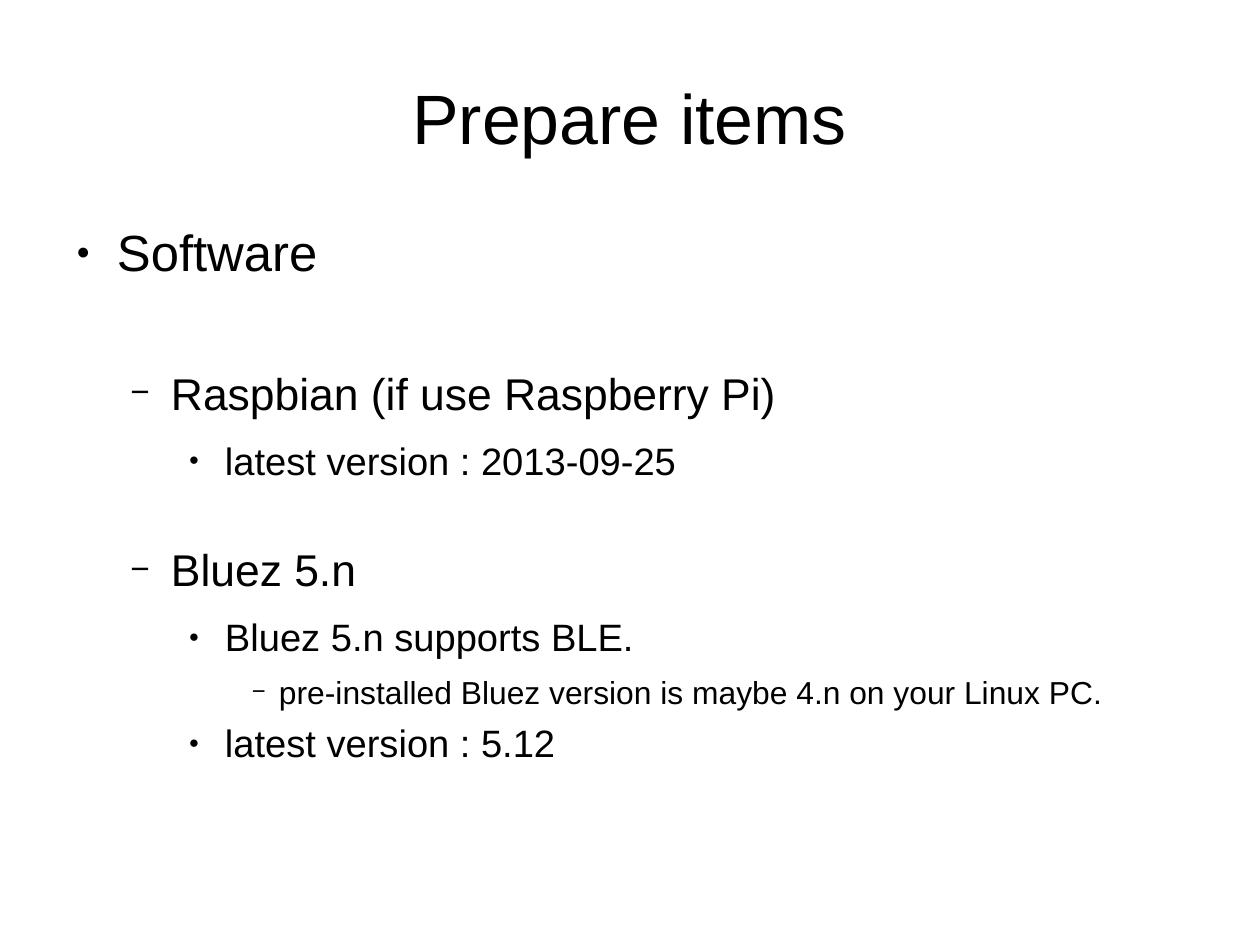
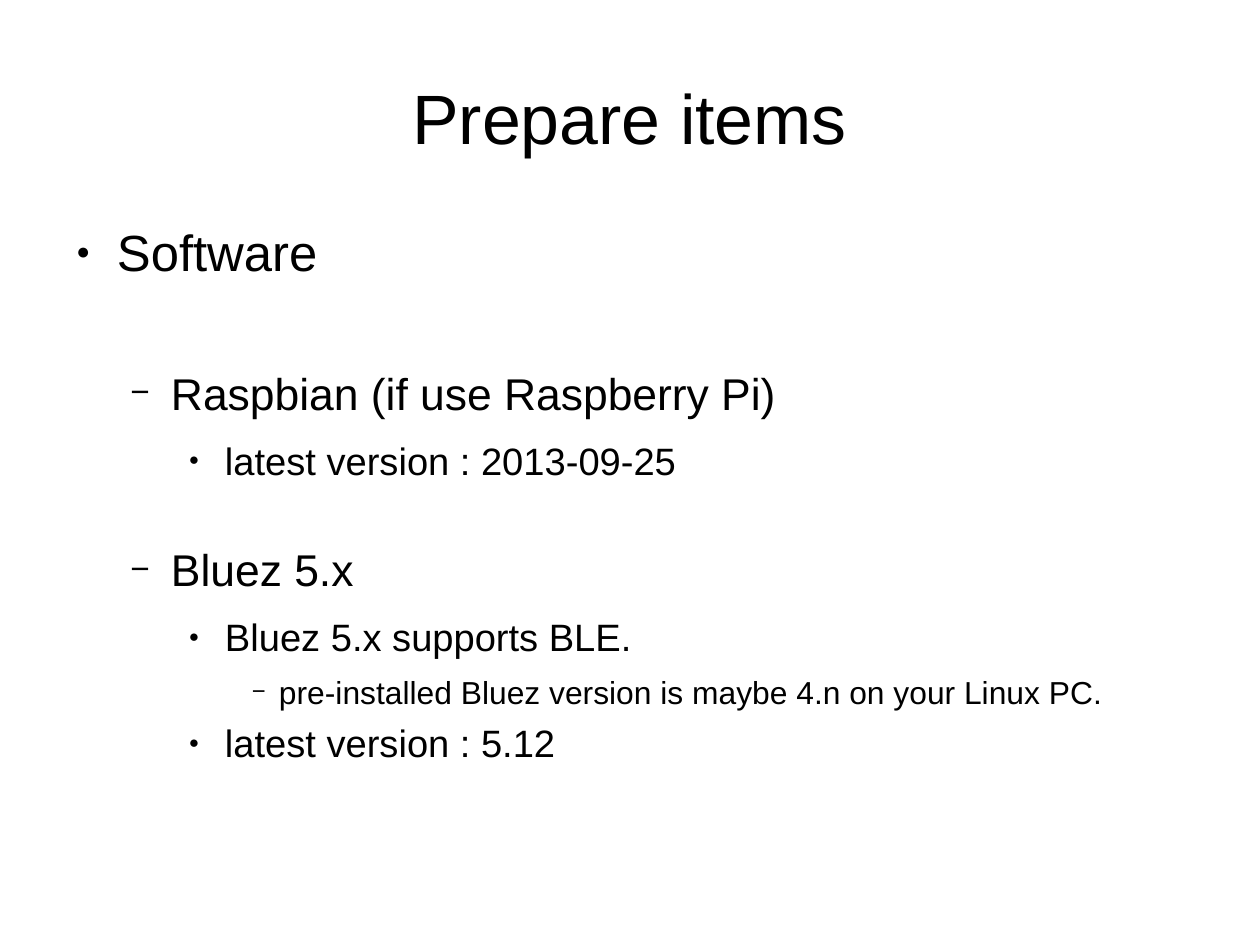
Before and after one commit to andromedroid/ame, a slide deck: slide 6 of doc/ble/ring_blu-tag_from_linux.odp. Drawn at 1260x945 pixels with LibreOffice and Linux fonts; fonts in the diff are those of the drawing. Boxes give left, top, right and bottom in pixels: in the first picture for what was removed or moved away, otherwise in the second. Text is boxed around its words. In the diff, an @@ line names an element or a change of style, - is before the commit and + after.

```diff
--- a/doc/ble/ring_blu-tag_from_linux.odp
+++ b/doc/ble/ring_blu-tag_from_linux.odp
@@ text at [171,553,631,659]: text changed @@
-  − Bluez 5.n
-    ● Bluez 5.n supports BLE.
+  − Bluez 5.x
+    ● Bluez 5.x supports BLE.
```
Also in this commit, not shown: 5 other slides changed, 12 slides added.
